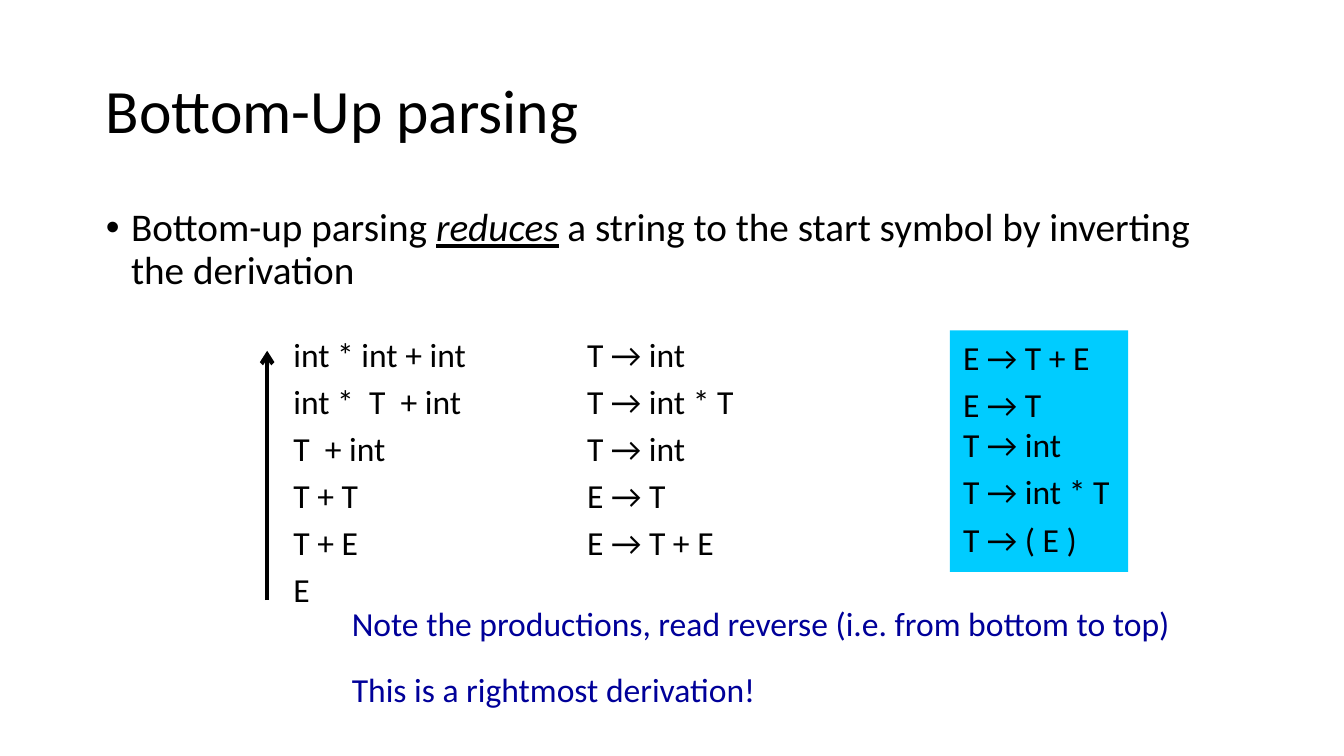
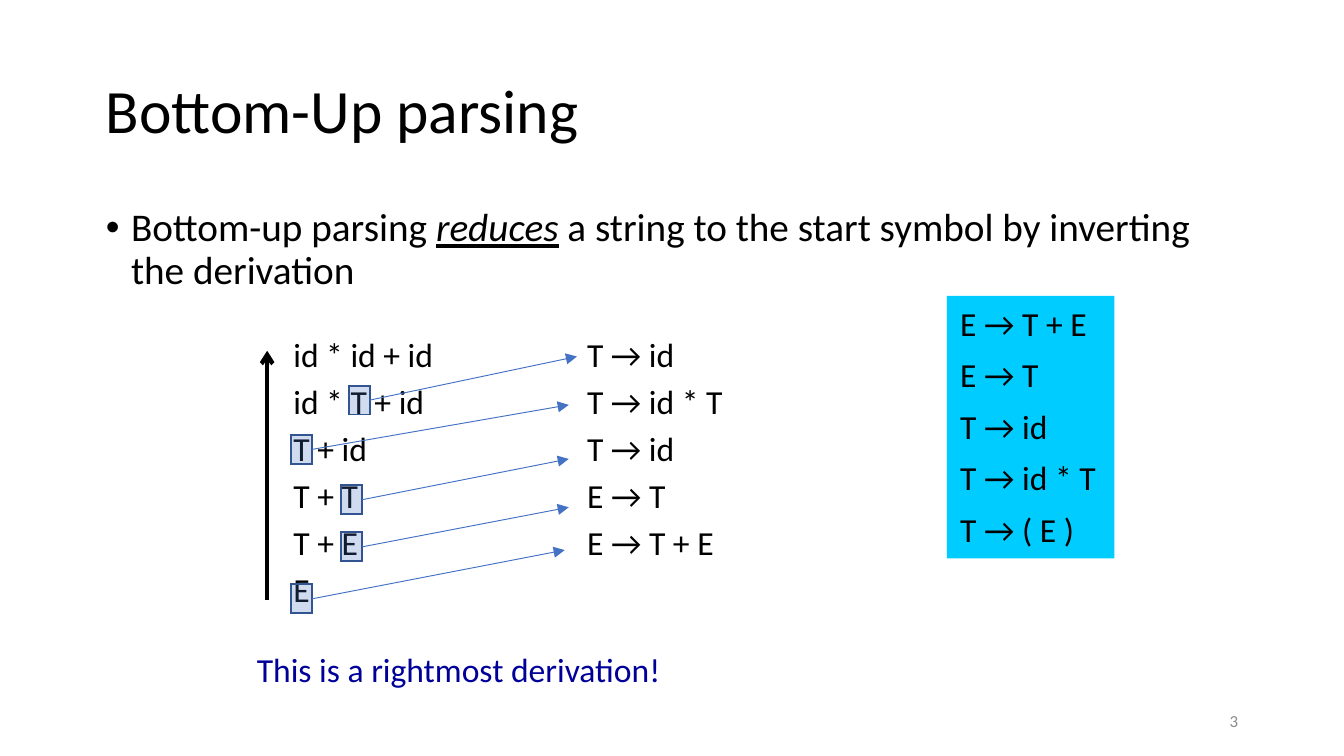
Before and after one commit to anoopsarkar/compilers-class, a slide deck: slide 3 of assets/ppt/parsing/lr1-shift-reduce-parsing.pptx. Drawn at 1344x756 pixels with LibreOffice and Linux fonts; fonts in the diff are those of the drawing. Boxes give left, top, right and bottom in pixels: in the first picture for what was removed or moved away, otherwise in the second. Text is boxed around its words. In the diff, an @@ line names an element or a change of style, - is before the commit and + after.

Commit message:
videos for parsing week 1

```diff
--- a/assets/ppt/parsing/lr1-shift-reduce-parsing.pptx
+++ b/assets/ppt/parsing/lr1-shift-reduce-parsing.pptx
@@ rectangle "E → T + E": place and size @@
-rectangle "E → T + E" at <box>950,331,1129,573</box>
+rectangle "E → T + E" at <box>948,296,1116,558</box>
@@ text in rectangle at <box>960,314,1086,542</box>: more space between paragraphs @@
@@ text at <box>293,343,433,470</box>: text changed @@
-int * int + int
-int * T + int
-T + int
+id * id + id
+id * T + id
+T + id
@@ arrow added from (370, 401) to (577, 356), #4472C4 0.5 pt @@
@@ text at <box>587,343,722,462</box>: text changed @@
-T → int
-T → int * T
-T → int
+T → id
+T → id * T
+T → id
@@ rectangle added at <box>348,386,370,415</box>, fill #4472C4 at 25% opacity, outline #325491 1 pt @@
@@ text in rectangle at <box>960,365,1095,491</box>: text changed @@
-E → T
-T → int
-T → int * T
+E → T
+T → id
+T → id * T
@@ arrow added from (312, 449) to (569, 405), #4472C4 0.5 pt @@
@@ rectangle added at <box>292,435,313,465</box>, fill #4472C4 at 25% opacity, outline #325491 1 pt @@
@@ arrow added from (362, 500) to (569, 458), #4472C4 0.5 pt @@
@@ rectangle added at <box>341,485,363,515</box>, fill #4472C4 at 25% opacity, outline #325491 1 pt @@
@@ arrow added from (362, 547) to (569, 507), #4472C4 0.5 pt @@
@@ rectangle added at <box>341,532,363,562</box>, fill #4472C4 at 25% opacity, outline #325491 1 pt @@
@@ arrow added from (312, 599) to (564, 550), #4472C4 0.5 pt @@
@@ rectangle added at <box>292,585,313,614</box>, fill #4472C4 at 25% opacity, outline #325491 1 pt @@
@@ text removed at <box>352,611,1169,642</box> @@
-Note the productions, read reverse (i.e. from bottom to top)
@@ text "This is a rightmost derivation!": place and size @@
-text "This is a rightmost derivation!" at <box>352,678,755,708</box>
+text "This is a rightmost derivation!" at <box>257,658,660,688</box>
@@ page number added at <box>1230,716,1239,727</box>, 9 pt, text #8C8C8C @@
+3
```
Also in this commit, not shown: 11 other slides changed, 2 slides added, 4 slides removed, 3 other files.
